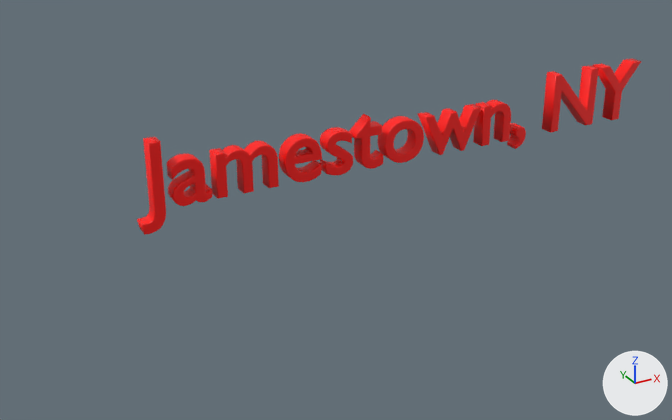
The glTF model data/index/models/Jamestown.glb, before and after one commit.
Camera for both pictures: a 50 mm camera at (-3.95, -7.59, 3.37) aimed at (0.39, 0.31, -0.58). Arrows for +X, +Y and +Z are at lower right; the lights stay in place. The first picture is the older version. Vertices at exactly the same position are counted once.

The older version as bpy lines, for what is in view:
```python
me_text = bpy.data.meshes.new('Text')
me_text.from_pydata(...)  # 10308 vertices, 20580 faces; spans x -0.07..5.81, y -0.22..0.64, z -0.08..0.08
me_text.materials.append(mat_material_001)  # red #ff0800
ob_text = bpy.data.objects.new('Text', me_text)
ob_text.location = (-1.737, 0.0, 0.0)
ob_text.rotation_euler = (1.572, -0.00556, -0.0191)  # degrees (90, -0.3, -1.1)
```
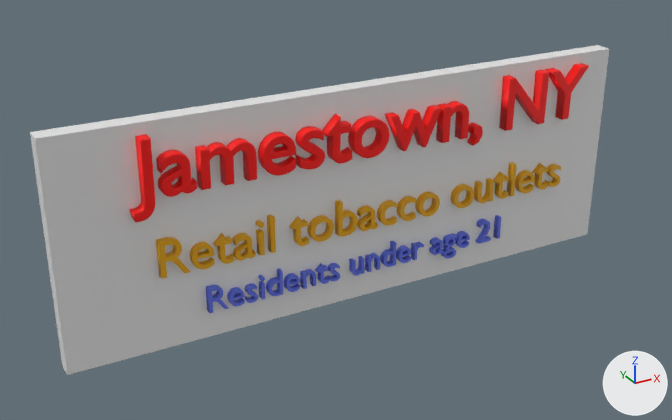
Boxes [x1, y1, x2, y2] around the edits, measured in the pictures (672 x 420 px; the box of a moved part takes in the faces that stretch with it):
'Text', reshaped, moved, turned, rescaled: before [137, 58, 641, 235]; after [30, 45, 609, 375]
part 1 of me_text, added: after [30, 45, 609, 375]
part 2 of me_text, moved or reshaped: before [593, 58, 641, 120]; after [545, 63, 589, 120]
part 3 of me_text, moved or reshaped: before [542, 65, 599, 132]; after [499, 70, 549, 131]
part 4 of me_text, moved or reshaped: before [507, 123, 526, 149]; after [467, 123, 483, 146]
part 5 of me_text, moved or reshaped: before [473, 100, 511, 146]; after [436, 101, 469, 143]
part 6 of me_text, moved or reshaped: before [418, 104, 481, 155]; after [385, 105, 442, 151]
part 7 of me_text, moved or reshaped: before [378, 116, 424, 163]; after [348, 116, 389, 158]
part 8 of me_text, moved or reshaped: before [349, 114, 383, 169]; after [322, 114, 352, 163]
part 9 of me_text, moved or reshaped: before [320, 127, 353, 175]; after [295, 126, 325, 170]
part 10 of me_text, moved or reshaped: before [279, 133, 322, 182]; after [258, 132, 296, 176]
part 11 of me_text, moved or reshaped: before [209, 141, 279, 198]; after [195, 138, 257, 190]
part 12 of me_text, moved or reshaped: before [166, 154, 212, 206]; after [156, 150, 197, 197]
part 13 of me_text, moved or reshaped: before [137, 137, 166, 235]; after [129, 134, 155, 222]
part 14 of me_text, added: after [507, 163, 517, 197]
part 15 of me_text, added: after [267, 215, 276, 253]
part 16 of me_text, added: after [256, 220, 264, 228]
part 17 of me_text, added: after [256, 229, 265, 255]
part 18 of me_text, added: after [493, 215, 501, 239]
part 19 of me_text, added: after [259, 281, 265, 300]
part 20 of me_text, added: after [156, 163, 561, 313]

Diff of the bpy script that builds the scene:
```diff
--- a/data/index/models/Jamestown.glb.py
+++ b/data/index/models/Jamestown.glb.py
@@ me_text @@
 # used by ob_text; location = (-1.737, 0.0, 0.0); rotation_euler = (1.572, -0.00556, -0.0191), in degrees (90, -0.3, -1.1)
-me_text.from_pydata(...)  # 10308 vertices, 20580 faces; spans x -0.07..5.81, y -0.22..0.64, z -0.08..0.08
+me_text.from_pydata(...)  # 17272 vertices, 34416 faces; spans x -1.0..1.0, y -1.0..1.0, z -1.0..2.26
+# me_text part 1: a new loose piece, a box spanning x -1.0..1.0, y -1.0..1.0, z -1.0..1.0, in mat_material_004 (white #e7e7e7)
+# me_text part 2: the loose piece of 108 vertices spanning x 5.22..5.81, y -0.01..0.64, z -0.08..0.08 is multiplied about its middle by the matrix ((0.281, 0.0, 0.0), (0.0, 0.771, -0.016), (0.0, 0.177, 9.998)), then moved by (-4.72, 0.33, 1.4)
+# me_text part 3: the loose piece of 120 vertices spanning x 4.58..5.18, y -0.01..0.64, z -0.08..0.08 is multiplied about its middle by the matrix ((0.28, 0.0, 0.0), (0.001, 0.771, -0.016), (0.0, 0.177, 9.998)), then moved by (-4.26, 0.33, 1.4)
+# me_text part 4: the loose piece of 732 vertices spanning x 4.1..4.23, y -0.12..0.12, z -0.08..0.08 is multiplied about its middle by the matrix ((0.282, 0.0, 0.0), (0.0, 0.772, -0.016), (0.0, 0.177, 9.998)), then moved by (-3.75, 0.41, 1.35)
+# me_text part 5: the loose piece of 684 vertices spanning x 3.65..4.02, y -0.01..0.43, z -0.08..0.08 is multiplied about its middle by the matrix ((0.28, 0.0, 0.0), (0.0, 0.772, -0.016), (0.0, 0.177, 9.998)), then moved by (-3.51, 0.36, 1.38)
+# me_text part 6: the loose piece of 156 vertices spanning x 2.93..3.62, y -0.02..0.42, z -0.08..0.08 is multiplied about its middle by the matrix ((0.28, 0.0, 0.0), (0.0, 0.771, -0.016), (0.0, 0.177, 9.998)), then moved by (-3.11, 0.36, 1.38)
+# me_text part 7: the loose piece of 1152 vertices spanning x 2.46..2.92, y -0.02..0.43, z -0.08..0.08 is multiplied about its middle by the matrix ((0.28, 0.0, 0.0), (0.0, 0.77, -0.016), (0.0, 0.177, 9.998)), then moved by (-2.69, 0.36, 1.38)
+# me_text part 8: the loose piece of 696 vertices spanning x 2.12..2.44, y -0.02..0.52, z -0.08..0.08 is multiplied about its middle by the matrix ((0.281, 0.0, 0.0), (0.001, 0.771, -0.016), (0.0, 0.177, 9.998)), then moved by (-2.39, 0.35, 1.39)
+# me_text part 9: the loose piece of 1608 vertices spanning x 1.8..2.1, y -0.02..0.43, z -0.08..0.08 is multiplied about its middle by the matrix ((0.28, 0.0, 0.0), (0.0, 0.77, -0.016), (0.0, 0.177, 9.998)), then moved by (-2.16, 0.36, 1.38)
+# me_text part 10: the loose piece of 1188 vertices spanning x 1.36..1.75, y -0.02..0.43, z -0.08..0.08 is multiplied about its middle by the matrix ((0.28, 0.0, 0.0), (0.0, 0.77, -0.016), (0.0, 0.177, 9.998)), then moved by (-1.87, 0.36, 1.38)
+# me_text part 11: the loose piece of 1284 vertices spanning x 0.67..1.29, y -0.01..0.43, z -0.08..0.08 is multiplied about its middle by the matrix ((0.28, 0.0, 0.0), (0.0, 0.772, -0.016), (0.0, 0.177, 9.998)), then moved by (-1.46, 0.36, 1.38)
+# me_text part 12: the loose piece of 2088 vertices spanning x 0.24..0.62, y -0.02..0.43, z -0.08..0.08 is multiplied about its middle by the matrix ((0.28, 0.0, 0.0), (0.001, 0.77, -0.016), (0.0, 0.177, 9.998)), then moved by (-1.06, 0.36, 1.38)
+# me_text part 13: the loose piece of 492 vertices spanning x -0.07..0.17, y -0.22..0.64, z -0.08..0.08 is multiplied about its middle by the matrix ((0.281, 0.0, 0.0), (0.0, 0.771, -0.016), (0.0, 0.177, 9.998)), then moved by (-0.79, 0.36, 1.38)
+# me_text part 14: a new loose piece, a box spanning x 0.585..0.6, y -0.31..0.014, z 0.55..1.75, in mat_material_002 (yellow #e7a800)
+# me_text part 15: a new loose piece, a box spanning x -0.348..-0.333, y -0.31..0.014, z 0.55..1.75, in mat_material_002 (yellow #e7a800)
+# me_text part 16: a new loose piece, a 48-sided cylinder along z spanning x -0.387..-0.369, y -0.057..-0.007, z 0.55..1.75, in mat_material_002 (yellow #e7a800)
+# me_text part 17: a new loose piece, a box spanning x -0.386..-0.37, y -0.31..-0.097, z 0.55..1.75, in mat_material_002 (yellow #e7a800)
+# me_text part 18: a new loose piece, a box spanning x 0.539..0.551, y -0.738..-0.511, z 0.329..1.729, in mat_material_003 (blue #6273e7)
+# me_text part 19: a new loose piece, a box spanning x -0.384..-0.373, y -0.738..-0.588, z 0.329..1.729, in mat_material_003 (blue #6273e7)
+# me_text part 20: 6724 vertices added at x -0.7..0.81, y -0.81..0.01, z 0.33..1.75
+# other edits to the shape of me_text do not show in these pictures
 me_text.materials.append(mat_material_001)
+me_text.materials.append(mat_material_004)  # white #e7e7e7
+me_text.materials.append(mat_material_002)  # yellow #e7a800
+me_text.materials.append(mat_material_003)  # blue #6273e7
@@ ob_text @@
 ob_text = bpy.data.objects.new('Text', me_text)
-ob_text.location = (-1.737, 0.0, 0.0)
-ob_text.rotation_euler = (1.572, -0.00556, -0.0191)  # degrees (90, -0.3, -1.1)
+ob_text.location = (0.742, 0.396, -0.487)
+ob_text.rotation_euler = (1.571, 0.0, 0.0)  # degrees (90, 0, 0)
+ob_text.scale = (3.3, 1.2, 0.1)
```
